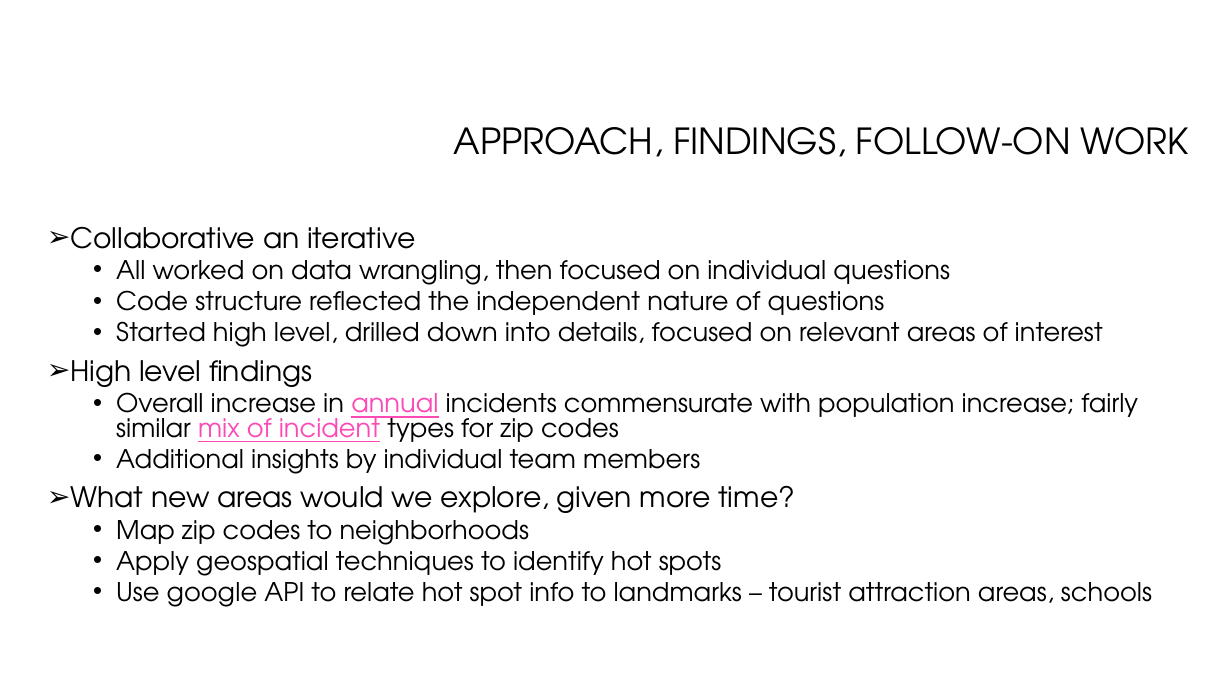
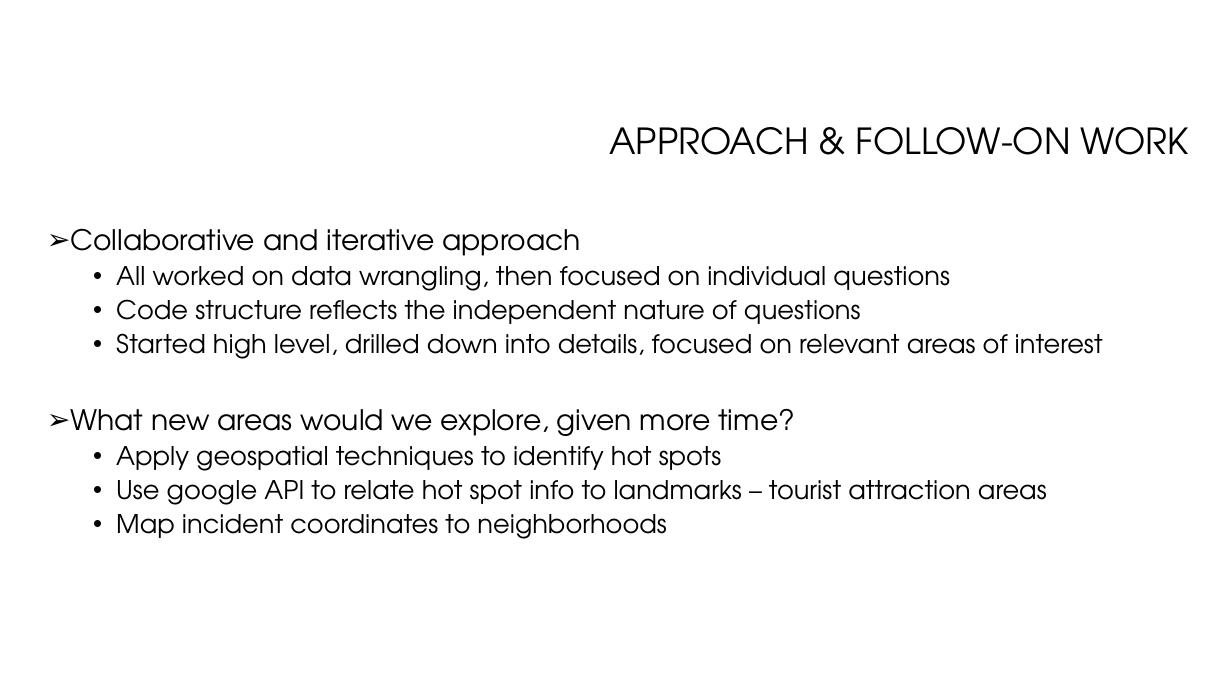
Before and after one commit to rayraysheng/san-francisco-police-incidents-2010-to-2017, a slide deck: slide 4 of Presentation.pptx. Drawn at 1232x693 pixels with LibreOffice and Linux fonts; fonts in the diff are those of the drawing; background and template pictures are left out. Boxes give left, top, right and bottom in pixels: in the first picture for what was removed or moved away, otherwise in the second. Text is boxed around its words. In the diff, an @@ line names an element or a change of style, - is before the commit and + after.

```diff
--- a/Presentation.pptx
+++ b/Presentation.pptx
@@ title at <box>609,127,1189,155</box>: text changed @@
-APPROACH, FINDINGS, FOLLOW-ON WORK
+APPROACH & FOLLOW-ON WORK
@@ text at <box>70,228,581,256</box>: text changed @@
-➢ Collaborative an iterative
+➢ Collaborative and iterative approach
@@ text at <box>70,266,1103,471</box>: line spacing 0.8 to 0.9 @@
@@ text at <box>116,299,861,324</box>: text changed @@
-  • Code structure reflected the independent nature of questions
+  • Code structure reflects the independent nature of questions
@@ text at <box>70,360,1138,474</box>: paragraphs removed @@
-➢ High level findings
-  • Overall increase in annual incidents commensurate with population increase; fairly similar mix of incident types for zip codes
-  • Additional insights by individual team members
@@ text at <box>116,480,1047,539</box>: text changed @@
-  • Use google API to relate hot spot info to landmarks – tourist attraction areas, schools
+  • Use google API to relate hot spot info to landmarks – tourist attraction areas
+  • Map incident coordinates to neighborhoods
@@ text at <box>116,512,529,545</box>: paragraph removed @@
-  • Map zip codes to neighborhoods
```
Also in this commit, not shown: 4 other slides changed, 13 slides added, 2 slides removed.
